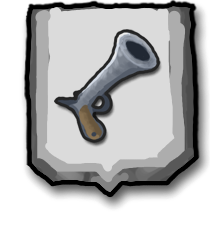
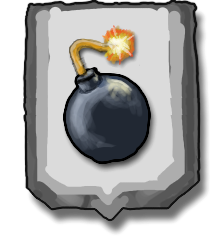
Revision of a layered (210, 236) image; what changed, layer by layer:
added layer "Paint Layer 3" (1st of 2) above "Paint Layer 3" over <box>64,0,192,192</box>
added layer "Paint Layer 3" (2nd of 2) above "gun.png" over <box>20,0,192,235</box>
hid "gun.png" over <box>20,0,191,186</box>
painted on "Paint Layer 1" (1st of 2) over <box>20,0,210,235</box>
